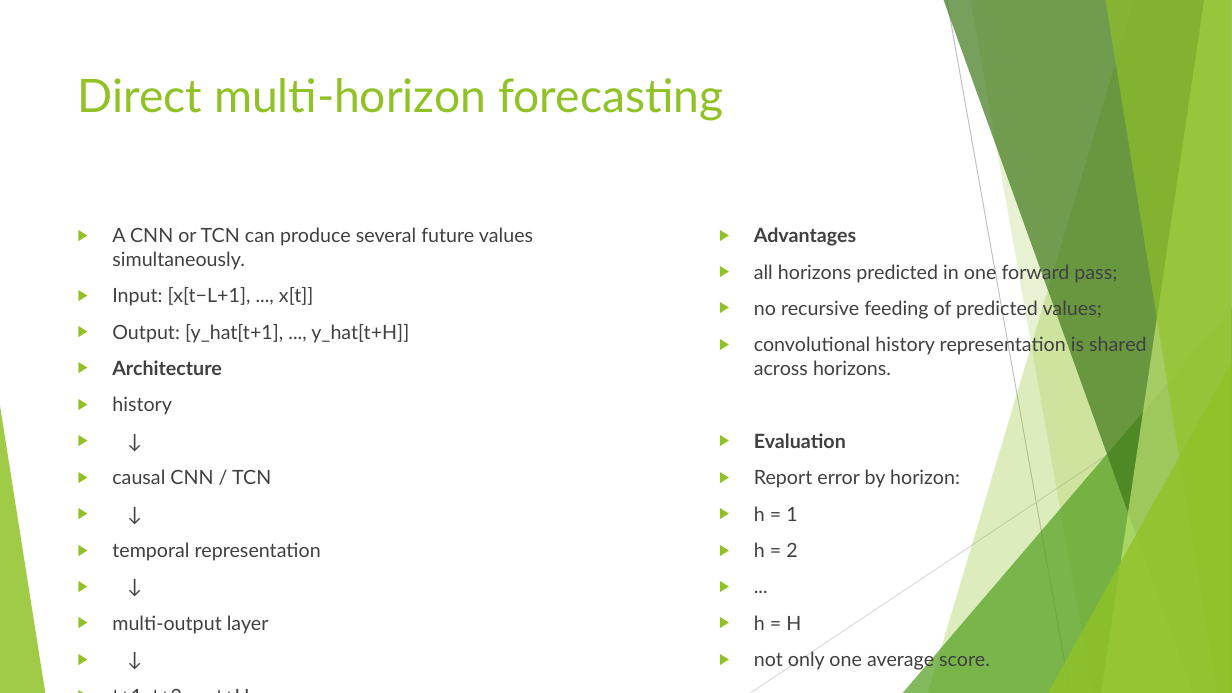
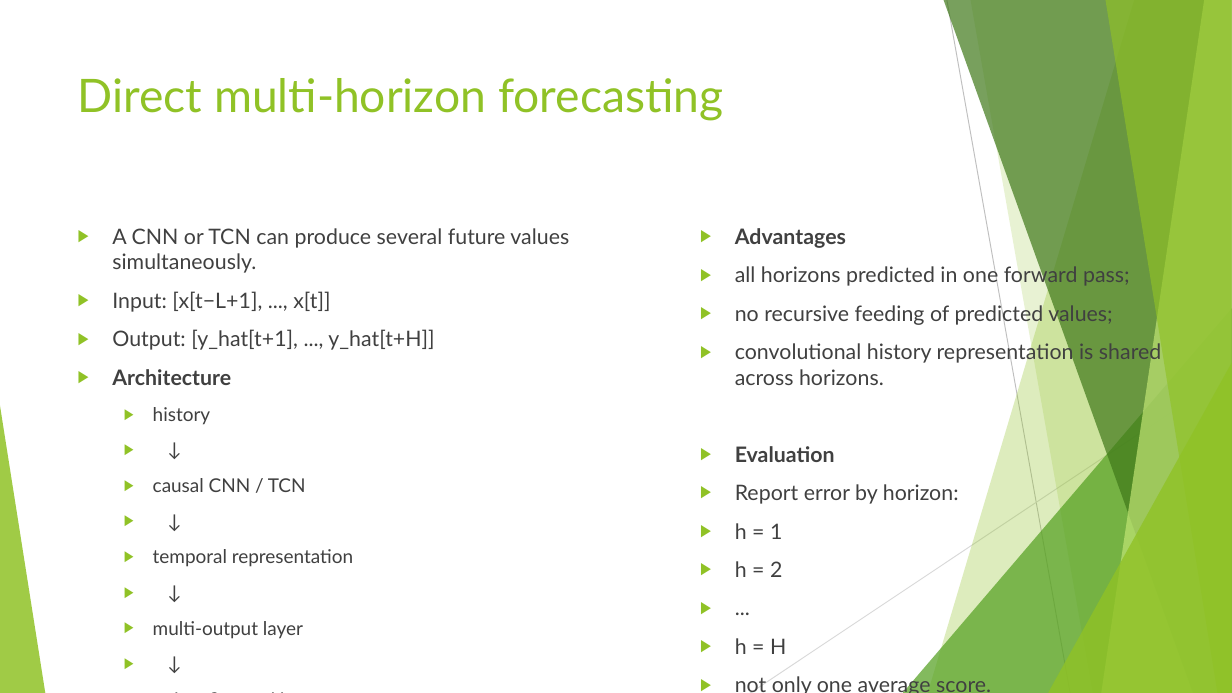
Before and after one commit to FranzGH/timeseries, a slide deck: slide 222 of Slides/05 CNNs.pptx. Drawn at 1232x693 pixels with LibreOffice and Linux fonts; fonts in the diff are those of the drawing. Boxes give left, top, right and bottom in pixels: in the first picture for what was removed or moved away, otherwise in the second. Text is boxed around its words. In the diff, an @@ line names an element or a change of style, - is before the commit and + after.

```diff
--- a/Slides/05 CNNs.pptx
+++ b/Slides/05 CNNs.pptx
@@ text "A CNN or TCN can ..." at [112,228,569,639]: size 15.3 to 16.6 pt in "A CNN or TCN can produce several ...", "Input: [x[t−L+1], ..., x[t]]", "Output: [y_hat[t+1], ..., y_hat[t+H]]", "Architecture"; size 15.3 to 14.8 pt in "history", "↓", "causal CNN / TCN", "↓" and 5 more places; list level 1 to 2 in "history"; list level 1 to 2 in "↓"; list level 1 to 2 in "causal CNN / TCN"; list level 1 to 2 in "temporal representation"; list level 1 to 2 in "multi-output layer"; list level 1 to 2 in "t+1 t+2 ... t+H" @@
@@ text "Advantages": place and size @@
-text "Advantages" at [754,227,1146,671]
+text "Advantages" at [735,228,1161,693]
@@ text "Advantages" at [735,228,1161,693]: size 15.3 to 16.6 pt @@
```
Also in this commit, not shown: 32 other slides changed, 1 slide added, 5 other files.
